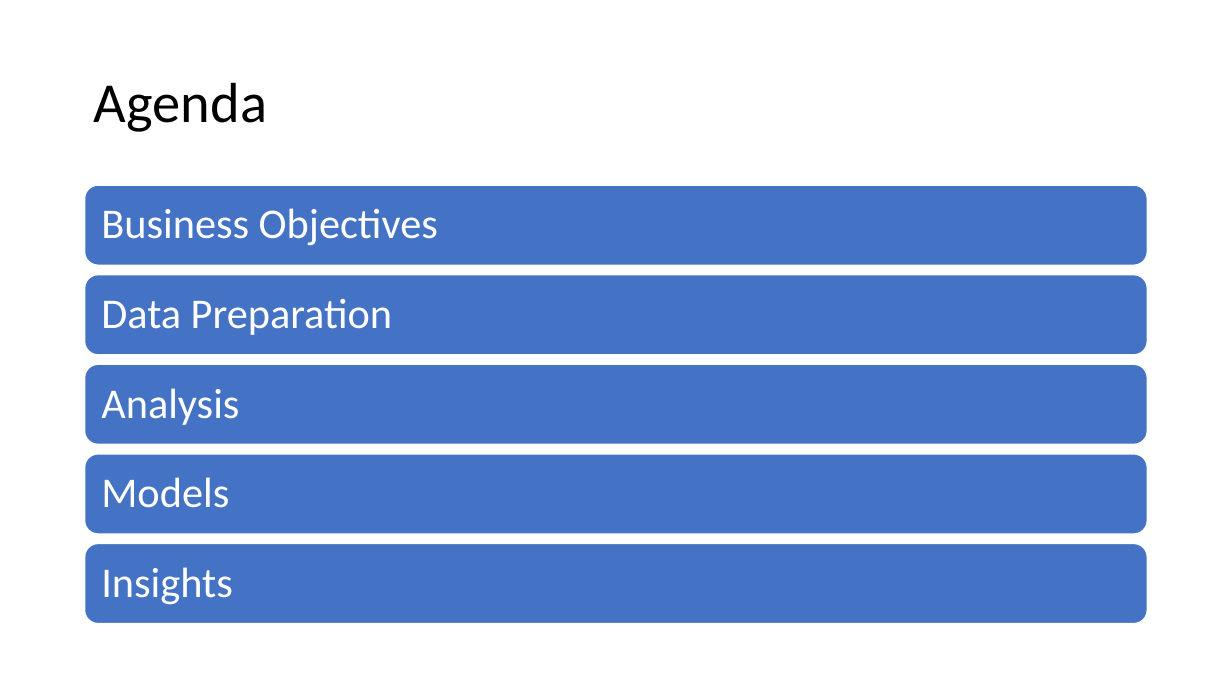
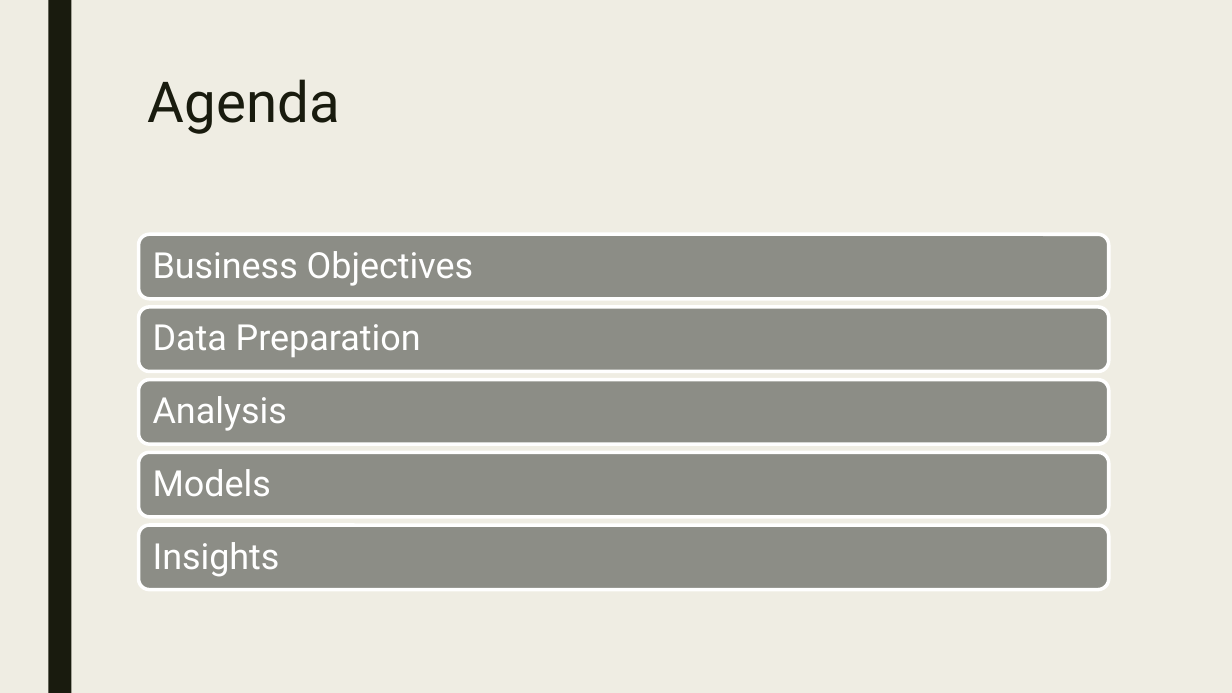
Before and after one commit to krisgop2010/Analytics, a slide deck: slide 2 of HomeLoanAnalytics/HomeLoanAnalytics.pptx. Drawn at 1232x693 pixels with LibreOffice and Linux fonts; fonts in the diff are those of the drawing. Boxes give left, top, right and bottom in pixels: in the first picture for what was removed or moved away, otherwise in the second. Text is boxed around its words. In the diff, an @@ line names an element or a change of style, - is before the commit and + after.

```diff
--- a/HomeLoanAnalytics/HomeLoanAnalytics.pptx
+++ b/HomeLoanAnalytics/HomeLoanAnalytics.pptx
@@ background #FFFFFF to #EFEDE3 @@
@@ rectangle added at (48,0,71,693), fill #191B0E @@
@@ title "Agenda": place and size @@
-title "Agenda" at (94,82,267,132)
+title "Agenda" at (148,79,340,134)
@@ title "Agenda" at (148,79,340,134): font Calibri to Roboto, text colour #000000 to #191B0E; line spacing 0.9 to 0.89; vertical alignment middle to top @@
@@ fill #4472C4 to #8C8D86; outline #FFFFFF 1 pt to #FFFFFF 2.75 pt in 5 elements at (139,380,1109,445), (139,453,1109,518), (139,307,1109,372), (139,525,1109,590), (139,235,1109,299) @@
@@ rounded rectangle: place and size @@
-rounded rectangle at (85,185,1148,265)
+rounded rectangle at (139,235,1109,299)
@@ size 33 to 28 pt, font Calibri to Roboto; less space between paragraphs in 5 elements at (153,396,287,431), (153,469,271,497), (153,324,421,357), (153,542,280,577), (153,251,473,286) @@
@@ text "Business Objectives": place and size @@
-text "Business Objectives" at (101,208,438,246)
+text "Business Objectives" at (153,251,473,286)
@@ rounded rectangle: place and size @@
-rounded rectangle at (85,274,1148,355)
+rounded rectangle at (139,307,1109,372)
@@ text "Data Preparation": place and size @@
-text "Data Preparation" at (101,299,392,335)
+text "Data Preparation" at (153,324,421,357)
@@ rounded rectangle: place and size @@
-rounded rectangle at (85,364,1148,445)
+rounded rectangle at (139,380,1109,445)
@@ text "Analysis": place and size @@
-text "Analysis" at (101,388,239,425)
+text "Analysis" at (153,396,287,431)
@@ rounded rectangle: place and size @@
-rounded rectangle at (85,454,1148,534)
+rounded rectangle at (139,453,1109,518)
@@ text "Models": place and size @@
-text "Models" at (101,477,229,508)
+text "Models" at (153,469,271,497)
@@ rounded rectangle: place and size @@
-rounded rectangle at (85,543,1148,624)
+rounded rectangle at (139,525,1109,590)
@@ text "Insights": place and size @@
-text "Insights" at (101,567,233,605)
+text "Insights" at (153,542,280,577)
```
Also in this commit, not shown: 20 other slides changed, 2 slides added, 1 slide removed, 2 other files.
